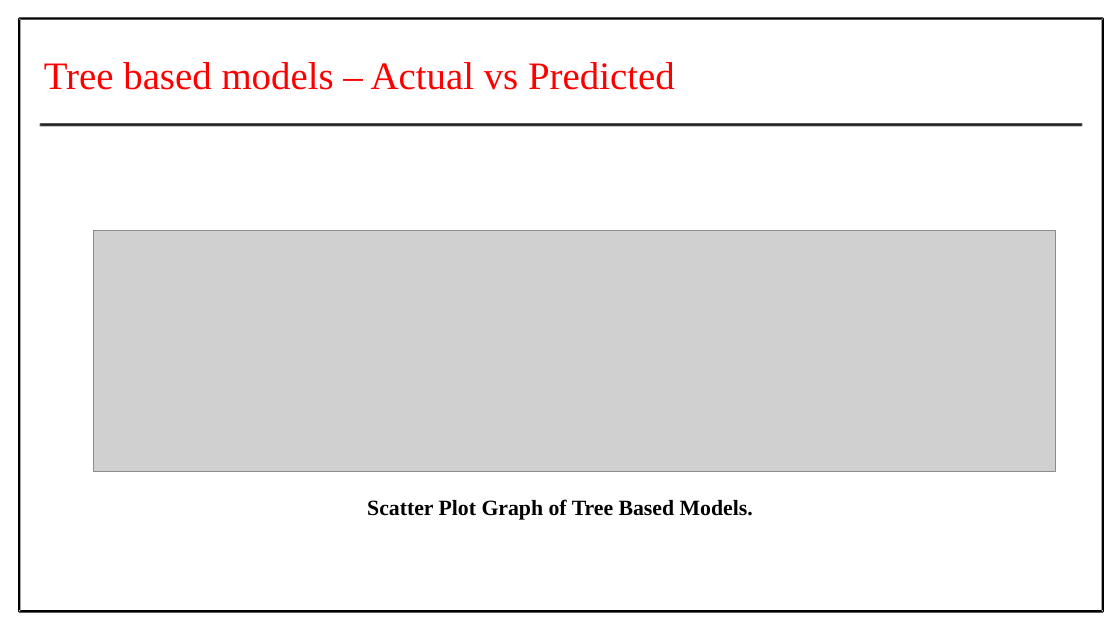
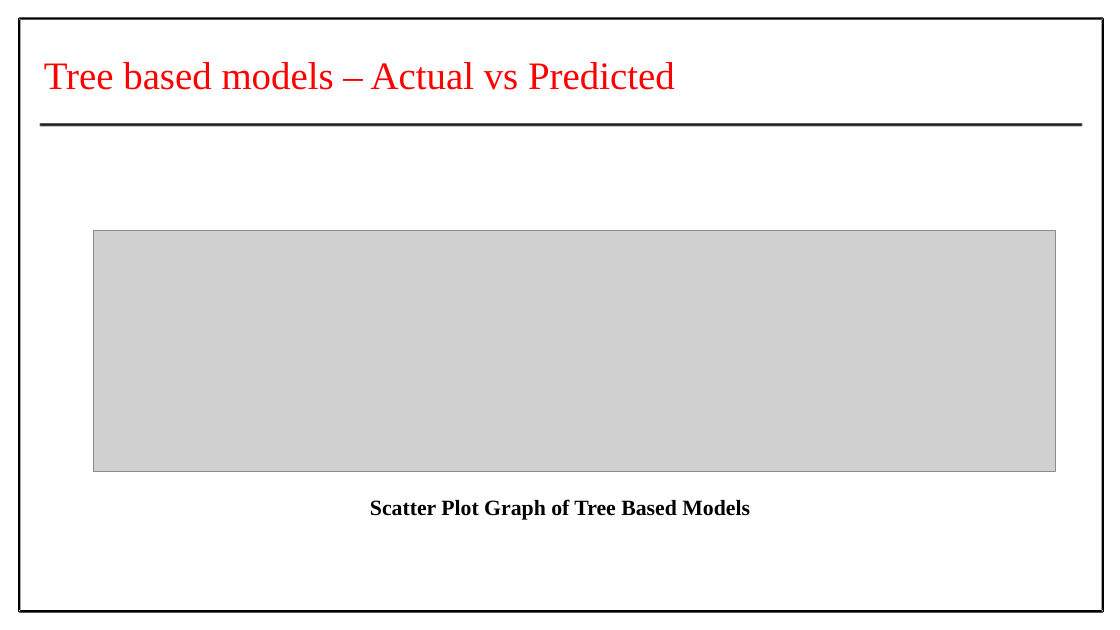
Before and after one commit to Prithiv-vijai/5g_MEC, a slide deck: slide 30 of Batch_4 IT-G2 review 1.pptx. Drawn at 1120x630 pixels with LibreOffice and Linux fonts; fonts in the diff are those of the drawing; grey boxes stand for pictures. Boxes give left, top, right and bottom in pixels: in the first picture for what was removed or moved away, otherwise in the second. Text is boxed around its words. In the diff, an @@ line names an element or a change of style, - is before the commit and + after.

```diff
--- a/Batch_4 IT-G2 review 1.pptx
+++ b/Batch_4 IT-G2 review 1.pptx
@@ text at box(370, 499, 750, 520): text changed @@
-Scatter Plot Graph of Tree Based Models.
+Scatter Plot Graph of Tree Based Models
```
Also in this commit, not shown: 4 other slides changed.
